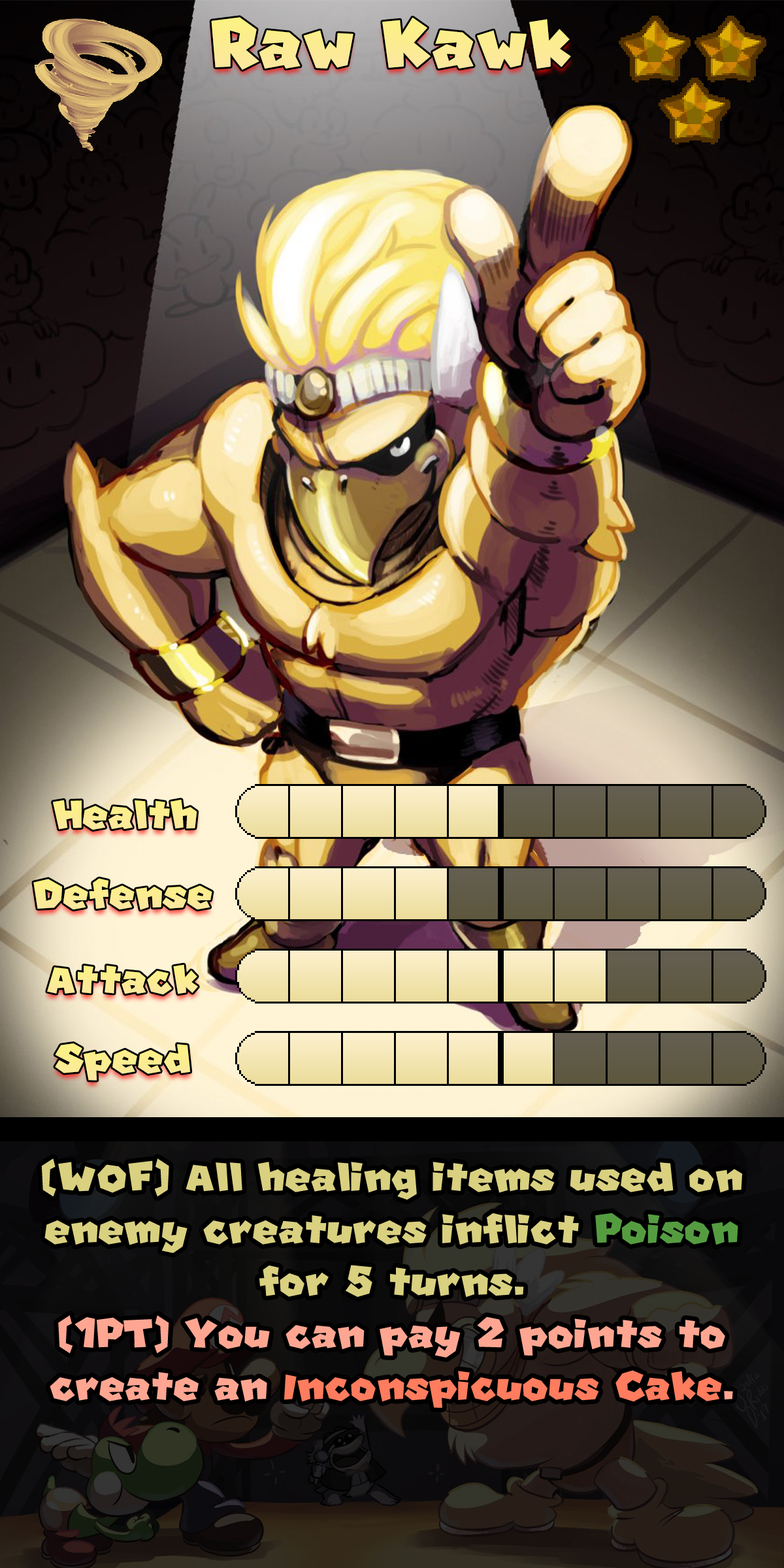
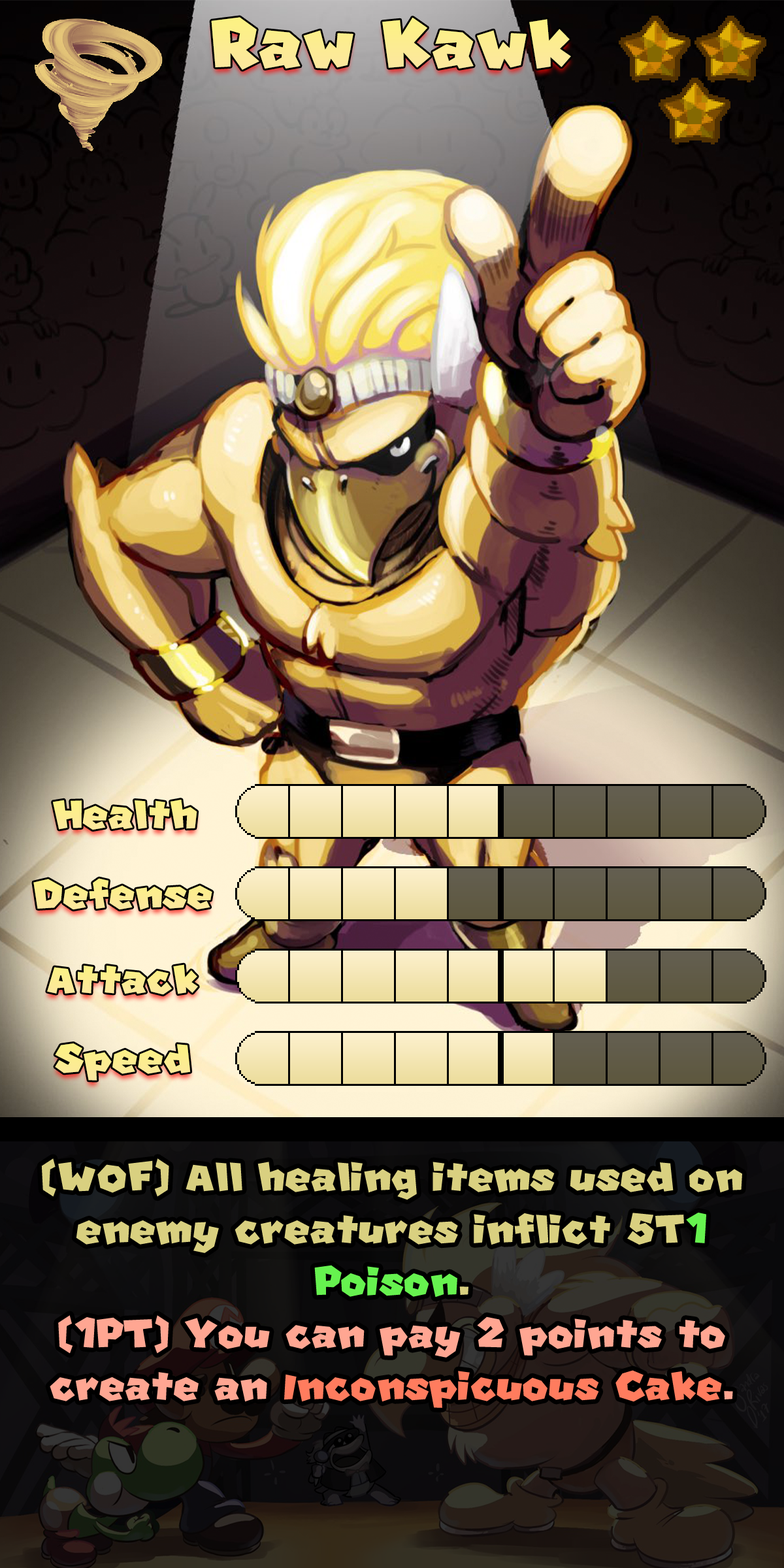
Layered file, before and after one edit (784px x 1568px). Changes by layer:
painted on "Ability" over [44, 1212, 739, 1298]